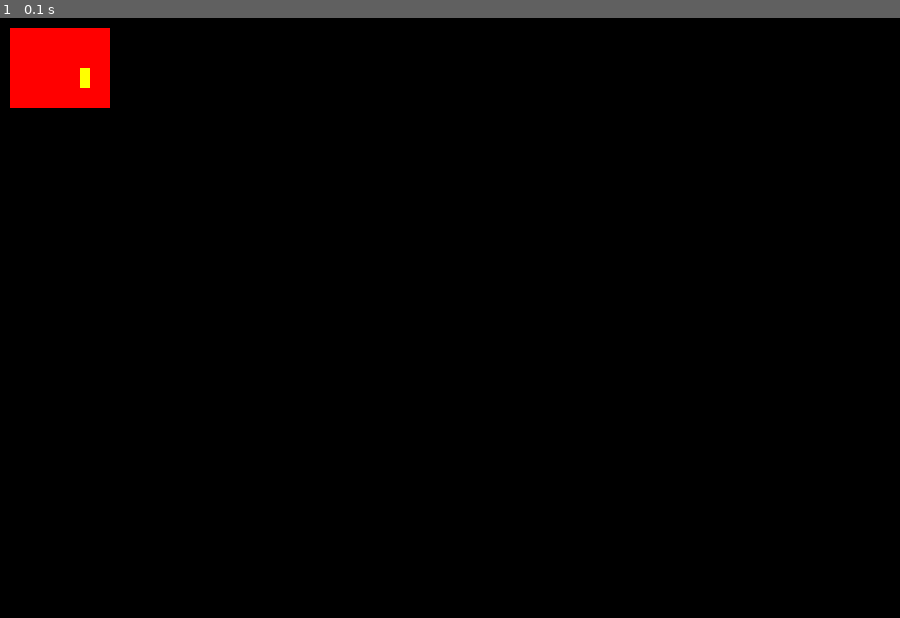
Above: before the commit, frame 1.
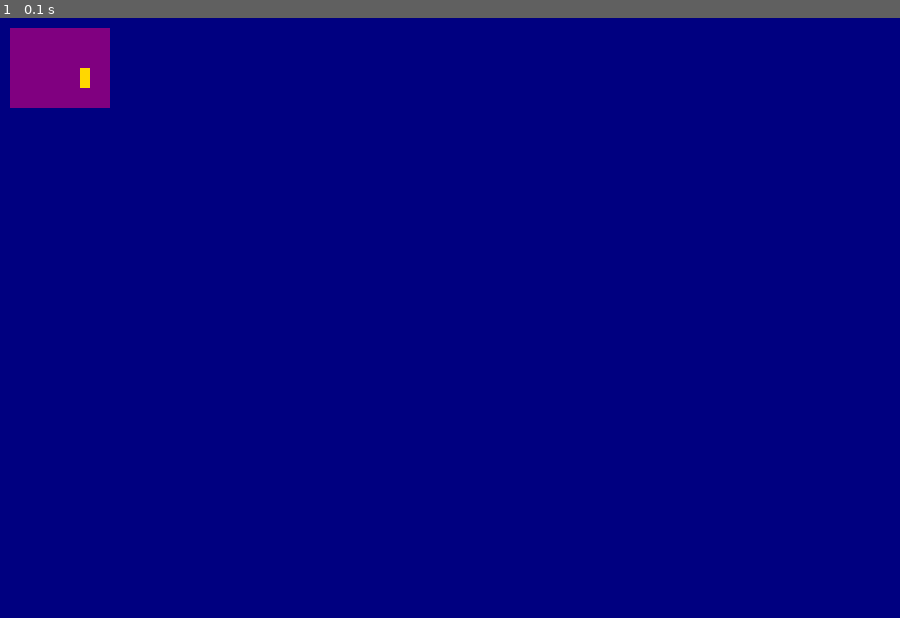
Above: after the commit, the same moment.

Repository: JFujitaD/Pygame-Basic
Game: pygame game, started from main.py
Same seed, same stepped clock (60 frames per second), same inputs: the game is played once before the commit and once after it.
Inputs:
- Up to frame 1 (0.1 s): no input

The runs differ from the first frame. In frame 1, 100% of the frame differs, in the area x 0-100%, y 0-100%.

Commit message:
Added popular colors in PygameColors

Diff:
--- a/main.py
+++ b/main.py
@@ -12,13 +12,13 @@
 
     pm = PygameManager()
 
-    pm.set_background_color(PygameColors.BLACK)
-    pm.draw_rectangle(10, 10, 100, 80, 'red_rect', PygameColors.RED)
+    pm.set_background_color(PygameColors.NAVY)
+    pm.draw_rectangle(10, 10, 100, 80, 'red_rect', PygameColors.PURPLE)
 
-    pm.create_custom_color('yellow', (255, 255, 0))
-    pm.draw_rectangle(80, 50, 10, 20, 'yellow_rect', pm.get_custom_color('yellow'))
+    pm.create_custom_color('gold', (255, 215, 0))
+    pm.draw_rectangle(80, 50, 10, 20, 'gold_rect', pm.get_custom_color('gold'))
 
-    print(pm.get_rectangle('yellow_rect'))
+    print(pm.get_rectangle('gold_rect'))
 
     pm.start_game()
 
--- a/pygame_manager.py
+++ b/pygame_manager.py
@@ -11,11 +11,26 @@
     DEFAULT_BACKGROUND_COLOR = (128, 128, 128)
 
 class PygameColors:
-    """The color constants used in main"""
+    """The color constants used in main
+
+        Source: https://www.rapidtables.com/web/color/RGB_Color.html
+    """
     BLACK = (0, 0, 0)
+    WHITE = (255, 255, 255)
     RED = (255, 0, 0)
-    GREEN = (0, 255, 0)
+    LIME = (0, 255, 0)
     BLUE = (0, 0, 255)
+    YELLOW = (255, 255, 0)
+    CYAN = (0, 255, 255)
+    MAGENTA = (255, 0, 255)
+    SILVER = (192, 192, 192)
+    GRAY = (128, 128, 128)
+    MAROON = (128, 0, 0)
+    OLIVE = (128, 128, 0)
+    GREEN = (0, 128, 0)
+    PURPLE = (128, 0, 128)
+    TEAL = (0, 128, 128)
+    NAVY = (0, 0, 128)
 
 
 class PygameManager:
@@ -79,7 +94,7 @@
         rect = Rectangle(x, y, width, height, color)
         self.rectangles[name] = rect
 
-    def get_rectangle(self, rect_name):
+    def get_rectangle(self, rect_name) -> pygame.Rect:
         """Gets the rectangle that has been created
 
             Args:
@@ -96,7 +111,7 @@
         """
         self.custom_colors[color_name] = rgb
 
-    def get_custom_color(self, color_name):
+    def get_custom_color(self, color_name) -> tuple:
         """Gets the custom color that has already been created
 
             Args:
